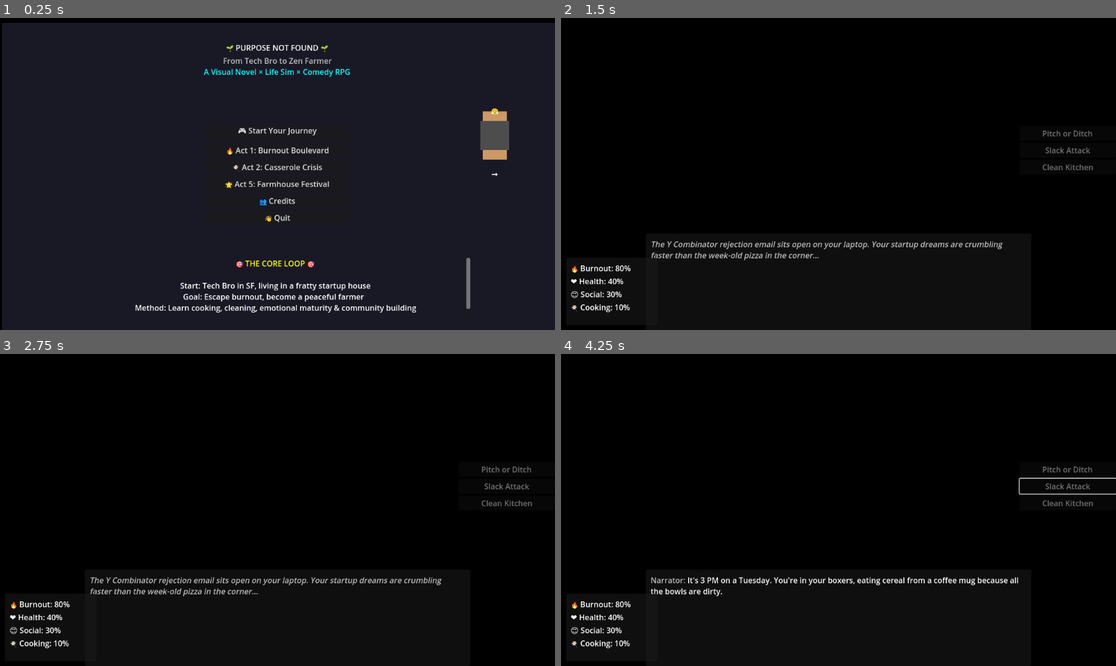
Above: before the commit, frames 1-4 (two rows, left to right).
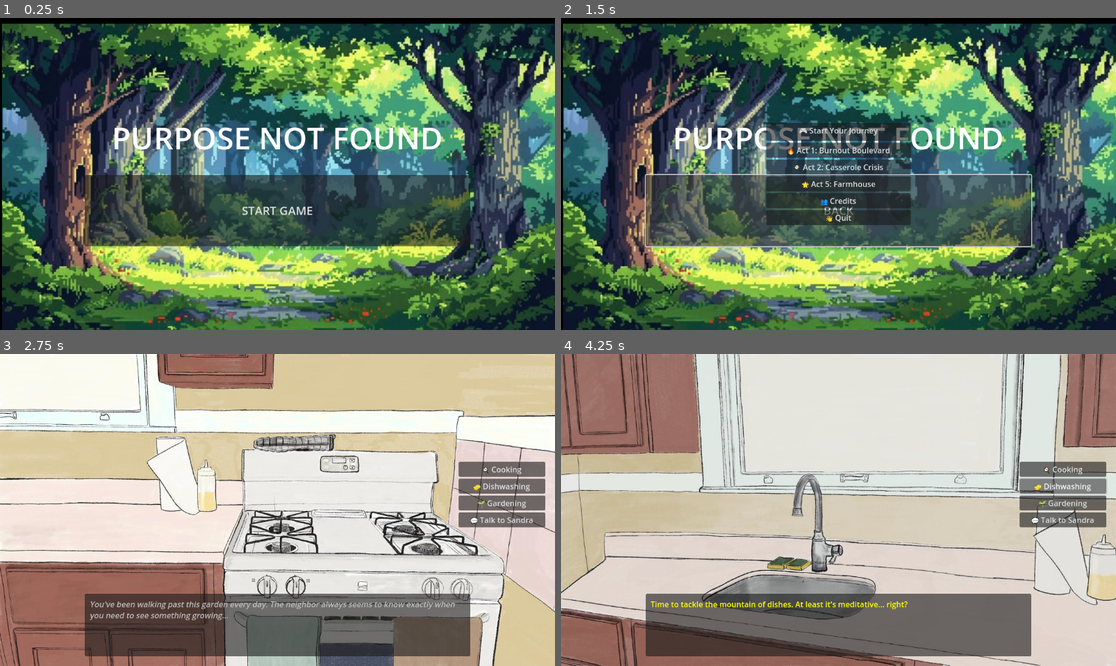
Above: after the commit, the same moments.

Repository: Afia-Ava/Purpose-Not-Found
Game: Godot game, scene res://scenes/menu/mainMenu.tscn
The game is run twice, just before and just after one commit, with the same random seed, the same clock (stepped at 60 frames per second) and the same inputs.
Inputs (mouse positions are in pixels of both pictures, inside the frame that each line leads up to):
- Up to frame 1 (0.25 s): no input
- Up to frame 2 (1.5 s): click (838, 149) at 0.5 s, where only the run before the commit has a clickable "🔥 Act 1: Burnout Boulevard"; click (838, 211) at 1.25 s, where only the run after the commit has a clickable "START GAME"
- Up to frame 3 (2.75 s): click (277, 503) at 2 s, where only the run after the commit has a clickable "🍳 Act 2: Casserole Crisis"
- Up to frame 4 (4.25 s): click (1060, 469) at 2.75 s, where only the run after the commit has a clickable "🍳 Cooking"; click (1060, 485) at 3.5 s, where only the run after the commit has a clickable "🧽 Dishwashing"

The runs differ from the first frame. In frame 1, 82% of the frame differs, in the area x 0-100%, y 1-100%; in frame 2, 97%; in frame 3, 100%, in the area x 0-100%, y 0-100%; in frame 4, 100%.

Commit message:
New page for the game starting

Diff:
--- a/scenes/acts/act1_burnout_boulevard.tscn
+++ b/scenes/acts/act1_burnout_boulevard.tscn
@@ -50,45 +50,6 @@
 bbcode_enabled = true
 text = "Welcome to Purpose Not Found!"
 
-[node name="StatsPanel" type="Panel" parent="UI"]
-layout_mode = 1
-anchors_preset = 2
-anchor_top = 1.0
-anchor_bottom = 1.0
-offset_left = 10.0
-offset_top = -150.0
-offset_right = 200.0
-offset_bottom = -10.0
-grow_vertical = 0
-
-[node name="StatsContainer" type="VBoxContainer" parent="UI/StatsPanel"]
-layout_mode = 1
-anchors_preset = 15
-anchor_right = 1.0
-anchor_bottom = 1.0
-offset_left = 10.0
-offset_top = 10.0
-offset_right = -10.0
-offset_bottom = -10.0
-grow_horizontal = 2
-grow_vertical = 2
-
-[node name="BurnoutLabel" type="Label" parent="UI/StatsPanel/StatsContainer"]
-layout_mode = 2
-text = "🔥 Burnout: 80%"
-
-[node name="HealthLabel" type="Label" parent="UI/StatsPanel/StatsContainer"]
-layout_mode = 2
-text = "❤️ Health: 40%"
-
-[node name="SocialLabel" type="Label" parent="UI/StatsPanel/StatsContainer"]
-layout_mode = 2
-text = "😊 Social: 30%"
-
-[node name="CookingLabel" type="Label" parent="UI/StatsPanel/StatsContainer"]
-layout_mode = 2
-text = "🍳 Cooking: 10%"
-
 [node name="MinigameButtons" type="VBoxContainer" parent="UI"]
 layout_mode = 1
 anchors_preset = 6
--- /dev/null
+++ b/scenes/acts/act2_casserole_crisis.tscn
@@ -0,0 +1,94 @@
+[gd_scene load_steps=4 format=3 uid="uid://act2_casserole_crisis"]
+
+[ext_resource type="Script" path="res://scripts/act2_casserole_crisis.gd" id="1_act2_script"]
+[ext_resource type="Texture2D" path="res://assets/kitchen-scene.jpg" id="2_kitchen_bg"]
+[ext_resource type="Script" path="res://scripts/player.gd" id="3_player_script"]
+
+[node name="Act2CasseroleCrisis" type="Control"]
+layout_mode = 3
+anchors_preset = 15
+anchor_right = 1.0
+anchor_bottom = 1.0
+grow_horizontal = 2
+grow_vertical = 2
+script = ExtResource("1_act2_script")
+
+[node name="Background" type="TextureRect" parent="."]
+layout_mode = 1
+anchors_preset = 15
+anchor_right = 1.0
+anchor_bottom = 1.0
+grow_horizontal = 2
+grow_vertical = 2
+texture = ExtResource("2_kitchen_bg")
+expand_mode = 1
+stretch_mode = 5
+
+[node name="UI" type="Control" parent="."]
+layout_mode = 1
+anchors_preset = 15
+anchor_right = 1.0
+anchor_bottom = 1.0
+grow_horizontal = 2
+grow_vertical = 2
+
+[node name="DialogueBox" type="Panel" parent="UI"]
+layout_mode = 1
+anchors_preset = 7
+anchor_left = 0.5
+anchor_top = 1.0
+anchor_right = 0.5
+anchor_bottom = 1.0
+offset_left = -400.0
+offset_top = -150.0
+offset_right = 400.0
+offset_bottom = -20.0
+grow_horizontal = 2
+grow_vertical = 0
+
+[node name="DialogueText" type="RichTextLabel" parent="UI/DialogueBox"]
+layout_mode = 1
+anchors_preset = 15
+anchor_right = 1.0
+anchor_bottom = 1.0
+offset_left = 10.0
+offset_top = 10.0
+offset_right = -10.0
+offset_bottom = -10.0
+grow_horizontal = 2
+grow_vertical = 2
+bbcode_enabled = true
+text = "Welcome to Act 2: Casserole Crisis!"
+
+[node name="MinigameButtons" type="VBoxContainer" parent="UI"]
+layout_mode = 1
+anchors_preset = 6
+anchor_left = 1.0
+anchor_top = 0.5
+anchor_right = 1.0
+anchor_bottom = 0.5
+offset_left = -200.0
+offset_top = -100.0
+offset_right = -20.0
+offset_bottom = 100.0
+grow_horizontal = 0
+grow_vertical = 2
+
+[node name="CookingBtn" type="Button" parent="UI/MinigameButtons"]
+layout_mode = 2
+text = "🍳 Cooking"
+
+[node name="DishwashingBtn" type="Button" parent="UI/MinigameButtons"]
+layout_mode = 2
+text = "🧽 Dishwashing"
+
+[node name="GardeningBtn" type="Button" parent="UI/MinigameButtons"]
+layout_mode = 2
+text = "🌱 Gardening"
+
+[node name="TalkToSandraBtn" type="Button" parent="UI/MinigameButtons"]
+layout_mode = 2
+text = "💬 Talk to Sandra"
+
+[node name="Player" type="Node" parent="."]
+script = ExtResource("3_player_script")
--- a/scenes/menu/mainMenu.tscn
+++ b/scenes/menu/mainMenu.tscn
@@ -1,6 +1,7 @@
-[gd_scene load_steps=2 format=3 uid="uid://bcfeqrqkypc6c"]
+[gd_scene load_steps=3 format=3 uid="uid://bcfeqrqkypc6c"]
 
 [ext_resource type="Script" uid="uid://ntk7r55jtjq5" path="res://scripts/main_menu.gd" id="2_k4r8m"]
+[ext_resource type="Texture2D" uid="uid://sh7jgn5heg5s" path="res://assets/trees-bg.jpg" id="3_trees_bg"]
 
 [node name="MainMenu" type="Control"]
 layout_mode = 3
@@ -11,7 +12,7 @@
 grow_vertical = 2
 script = ExtResource("2_k4r8m")
 
-[node name="Background" type="ColorRect" parent="."]
+[node name="Background" type="TextureRect" parent="."]
 layout_mode = 1
 anchors_preset = 15
 anchor_right = 1.0
@@ -22,32 +23,37 @@
 offset_bottom = 10.0
 grow_horizontal = 2
 grow_vertical = 2
-color = Color(0.1, 0.1, 0.15, 1)
+texture = ExtResource("3_trees_bg")
+expand_mode = 1
+stretch_mode = 5
 
 [node name="TitleContainer" type="VBoxContainer" parent="."]
 layout_mode = 1
-anchors_preset = 5
+anchors_preset = 8
 anchor_left = 0.5
+anchor_top = 0.5
 anchor_right = 0.5
-offset_left = -300.0
-offset_top = 50.0
-offset_right = 300.0
-offset_bottom = 200.0
+anchor_bottom = 0.5
+offset_left = -400.0
+offset_top = -150.0
+offset_right = 400.0
+offset_bottom = 150.0
 grow_horizontal = 2
+grow_vertical = 2
 
 [node name="GameTitle" type="Label" parent="TitleContainer"]
 layout_mode = 2
-text = "🌱 PURPOSE NOT FOUND 🌱"
+size_flags_vertical = 3
+theme_override_font_sizes/font_size = 64
+text = "PURPOSE NOT FOUND"
 horizontal_alignment = 1
 vertical_alignment = 1
 
-[node name="Subtitle" type="RichTextLabel" parent="TitleContainer"]
+[node name="StartButton" type="Button" parent="TitleContainer"]
 layout_mode = 2
 size_flags_vertical = 3
-bbcode_enabled = true
-text = "[center][color=gray]From Tech Bro to Zen Farmer[/color]
-[color=cyan]A Visual Novel × Life Sim × Comedy RPG[/color][/center]"
-fit_content = true
+theme_override_font_sizes/font_size = 24
+text = "START GAME"
 
 [node name="MenuButtons" type="VBoxContainer" parent="."]
 layout_mode = 1
@@ -62,6 +68,7 @@
 offset_bottom = 100.0
 grow_horizontal = 2
 grow_vertical = 2
+visible = false
 
 [node name="NewGameBtn" type="Button" parent="MenuButtons"]
 layout_mode = 2
@@ -77,7 +84,7 @@
 
 [node name="Act5Btn" type="Button" parent="MenuButtons"]
 layout_mode = 2
-text = "🌟 Act 5: Farmhouse Festival"
+text = "🌟 Act 5: Farmhouse"
 
 [node name="CreditsBtn" type="Button" parent="MenuButtons"]
 layout_mode = 2
@@ -86,141 +93,6 @@
 [node name="QuitBtn" type="Button" parent="MenuButtons"]
 layout_mode = 2
 text = "👋 Quit"
-
-[node name="CharacterPreview" type="Control" parent="."]
-layout_mode = 1
-anchors_preset = 6
-anchor_left = 1.0
-anchor_top = 0.5
-anchor_right = 1.0
-anchor_bottom = 0.5
-offset_left = -200.0
-offset_top = -150.0
-offset_right = -50.0
-offset_bottom = 150.0
-grow_horizontal = 0
-grow_vertical = 2
-
-[node name="TechBroPreview" type="Control" parent="CharacterPreview"]
-layout_mode = 1
-anchors_preset = 1
-anchor_left = 1.0
-anchor_right = 1.0
-offset_left = -100.0
-offset_top = 20.0
-offset_right = -50.0
-offset_bottom = 120.0
-grow_horizontal = 0
-
-[node name="TechBroSprite" type="ColorRect" parent="CharacterPreview/TechBroPreview"]
-layout_mode = 1
-anchors_preset = 15
-anchor_right = 1.0
-anchor_bottom = 1.0
-grow_horizontal = 2
-grow_vertical = 2
-color = Color(0.8, 0.6, 0.4, 1)
-
-[node name="Hoodie" type="ColorRect" parent="CharacterPreview/TechBroPreview"]
-layout_mode = 1
-anchors_preset = 8
-anchor_left = 0.5
-anchor_top = 0.5
-anchor_right = 0.5
-anchor_bottom = 0.5
-offset_left = -30.0
-offset_top = -30.0
-offset_right = 30.0
-offset_bottom = 30.0
-grow_horizontal = 2
-grow_vertical = 2
-color = Color(0.3, 0.3, 0.3, 1)
-
-[node name="StressedFace" type="Label" parent="CharacterPreview/TechBroPreview"]
-layout_mode = 1
-anchors_preset = 8
-anchor_left = 0.5
-anchor_top = 0.5
-anchor_right = 0.5
-anchor_bottom = 0.5
-offset_left = -15.0
-offset_top = -60.0
-offset_right = 15.0
-offset_bottom = -40.0
-grow_horizontal = 2
-grow_vertical = 2
-text = "😤"
-horizontal_alignment = 1
-
-[node name="Arrow" type="Label" parent="CharacterPreview"]
-layout_mode = 1
-anchors_preset = 8
-anchor_left = 0.5
-anchor_top = 0.5
-anchor_right = 0.5
-anchor_bottom = 0.5
-offset_left = -15.0
-offset_top = -10.0
-offset_right = 15.0
-offset_bottom = 10.0
-grow_horizontal = 2
-grow_vertical = 2
-text = "→"
-horizontal_alignment = 1
-
-[node name="ZenFarmerPreview" type="Control" parent="CharacterPreview"]
-layout_mode = 1
-anchors_preset = 3
-anchor_left = 1.0
-anchor_top = 1.0
-anchor_right = 1.0
-anchor_bottom = 1.0
-offset_left = -100.0
-offset_top = -120.0
-offset_right = -50.0
-offset_bottom = -20.0
-grow_horizontal = 0
-grow_vertical = 0
-
-[node name="FarmerSprite" type="ColorRect" parent="CharacterPreview/ZenFarmerPreview"]
-layout_mode = 1
-anchors_preset = 15
-anchor_right = 1.0
-anchor_bottom = 1.0
-grow_horizontal = 2
-grow_vertical = 2
-color = Color(0.8, 0.6, 0.4, 1)
-
-[node name="FarmerClothes" type="ColorRect" parent="CharacterPreview/ZenFarmerPreview"]
-layout_mode = 1
-anchors_preset = 8
-anchor_left = 0.5
-anchor_top = 0.5
-anchor_right = 0.5
-anchor_bottom = 0.5
-offset_left = -30.0
-offset_top = -30.0
-offset_right = 30.0
-offset_bottom = 30.0
-grow_horizontal = 2
-grow_vertical = 2
-color = Color(0.6, 0.8, 0.5, 1)
-
-[node name="ZenFace" type="Label" parent="CharacterPreview/ZenFarmerPreview"]
-layout_mode = 1
-anchors_preset = 8
-anchor_left = 0.5
-anchor_top = 0.5
-anchor_right = 0.5
-anchor_bottom = 0.5
-offset_left = -15.0
-offset_top = -60.0
-offset_right = 15.0
-offset_bottom = -40.0
-grow_horizontal = 2
-grow_vertical = 2
-text = "🧘‍♂️"
-horizontal_alignment = 1
 
 [node name="GameDescription" type="RichTextLabel" parent="."]
 layout_mode = 1
@@ -236,10 +108,3 @@
 grow_horizontal = 2
 grow_vertical = 0
 bbcode_enabled = true
-text = "[center][color=yellow]🎯 THE CORE LOOP 🎯[/color]
-
-[color=white]Start:[/color] Tech Bro in SF, living in a fratty startup house
-[color=white]Goal:[/color] Escape burnout, become a peaceful farmer
-[color=white]Method:[/color] Learn cooking, cleaning, emotional maturity & community building
-
-[color=cyan]✨ Features: Pitch or Ditch • Slack Attack • Fridge Tetris • Therapy Thursdays ✨[/color][/center]"
--- a/scripts/act1_burnout_boulevard.gd
+++ b/scripts/act1_burnout_boulevard.gd
@@ -2,10 +2,7 @@
 
 @onready var player = $Player
 @onready var dialogue_text = $UI/DialogueBox/DialogueText
-@onready var burnout_label = $UI/StatsPanel/StatsContainer/BurnoutLabel
-@onready var health_label = $UI/StatsPanel/StatsContainer/HealthLabel
-@onready var social_label = $UI/StatsPanel/StatsContainer/SocialLabel
-@onready var cooking_label = $UI/StatsPanel/StatsContainer/CookingLabel
+# Stats panel removed - cleaner UI
 @onready var pitch_ditch_btn = $UI/MinigameButtons/PitchDitchBtn
 @onready var slack_attack_btn = $UI/MinigameButtons/SlackAttackBtn
 @onready var cleaning_btn = $UI/MinigameButtons/CleaningBtn
@@ -31,7 +28,6 @@
 func _ready():
 	_setup_act1_dialogues()
 	_connect_signals()
-	_update_ui()
 	_start_opening_scene()
 
 func _setup_act1_dialogues():
@@ -67,8 +63,6 @@
 	pitch_ditch_btn.pressed.connect(_on_pitch_ditch_pressed)
 	slack_attack_btn.pressed.connect(_on_slack_attack_pressed)
 	cleaning_btn.pressed.connect(_on_cleaning_pressed)
-
-	player.stat_changed.connect(_on_stat_changed)
 
 func _start_opening_scene():
 	dialogue_text.text = "[color=gray][i]The Y Combinator rejection email sits open on your laptop. Your startup dreams are crumbling faster than the week-old pizza in the corner...[/i][/color]"
@@ -115,13 +109,8 @@
 	get_tree().change_scene_to_file("res://scenes/minigames/dishwashing_rhythm.tscn")
 
 func _on_stat_changed(_stat_name: String, _new_value: int):
-	_update_ui()
-
-func _update_ui():
-	burnout_label.text = "🔥 Burnout: " + str(player.burnout_level) + "%"
-	health_label.text = "❤️ Health: " + str(player.health) + "%"
-	social_label.text = "😊 Social: " + str(player.social_energy) + "%"
-	cooking_label.text = "🍳 Cooking: " + str(player.cooking_skill) + "%"
+	# No stats tracking needed for story-driven experience
+	pass
 
 func _input(event):
 	if event.is_action_pressed("ui_accept"):
@@ -130,9 +119,5 @@
 
 	if event is InputEventKey and event.pressed:
 		match event.keycode:
-			KEY_1:
-				player.update_burnout(-10)
-			KEY_2:
-				player.update_skill("cooking", 5)
 			KEY_3:
 				dialogue_text.text = "[color=orange]Kyle:[/color] Did you know our coffee machine is worth more than most people's cars? Peak 2023 energy."
--- a/scripts/act2_casserole_crisis.gd
+++ b/scripts/act2_casserole_crisis.gd
@@ -2,39 +2,64 @@
 
 @onready var player = $Player
 @onready var dialogue_text = $UI/DialogueBox/DialogueText
-@onready var burnout_label = $UI/StatsPanel/StatsContainer/BurnoutLabel
-@onready var health_label = $UI/StatsPanel/StatsContainer/HealthLabel
-@onready var social_label = $UI/StatsPanel/StatsContainer/SocialLabel
-@onready var cooking_label = $UI/StatsPanel/StatsContainer/CookingLabel
-@onready var farming_label = $UI/StatsPanel/StatsContainer/FarmingLabel
+# Stats panel hidden - removed all references
 @onready var cooking_btn = $UI/MinigameButtons/CookingBtn
-@onready var grocery_btn = $UI/MinigameButtons/GroceryBtn
-@onready var fridge_btn = $UI/MinigameButtons/FridgeBtn
+@onready var dishwashing_btn = $UI/MinigameButtons/DishwashingBtn
+@onready var gardening_btn = $UI/MinigameButtons/GardeningBtn
 @onready var talk_sandra_btn = $UI/MinigameButtons/TalkToSandraBtn
+@onready var background_sprite = $Background
 
 var current_dialogue_index: int = 0
 var act2_dialogues: Array[Dictionary] = []
 var sandra_conversation_stage: int = 0
 
+# Background resources
+var backgrounds = {
+	"garden": preload("res://assets/kitchen-scene.jpg"),
+	"kitchen": preload("res://assets/sink-scene.jpg"),
+	"default": preload("res://assets/kitchen-scene.jpg")
+}
+
+var current_background: String = "garden"
+
 var sandra_quotes = [
 	"I see you looking at my garden, dear. Plants sense when someone needs grounding.",
-	"You know, I've never seen someone look so hungry while holding a full coffee cup.",
-	"The secret to good soil is patience, sweetie. Same with good cooking.",
-	"Plants teach us that growth happens slowly, then all at once.",
-	"Would you like to try growing something? I have some extra seeds."
+	"You know, there's something therapeutic about clean dishes and fresh ingredients.",
+	"The secret to good soil is patience, sweetie. Same with good cooking and clean dishes.",
+	"Every task - cooking, cleaning, growing - teaches us something about caring for ourselves.",
+	"Would you like to try? I have three simple lessons: cook, clean, and grow."
 ]
 
 func _ready():
 	_setup_act2_dialogues()
 	_connect_signals()
-	_update_ui()
+	_set_background("garden")
 	_start_opening_scene()
+
+func _set_background(background_name: String):
+	if background_name in backgrounds:
+		current_background = background_name
+		if background_sprite:
+			background_sprite.texture = backgrounds[background_name]
+		print("Background changed to: ", background_name)
+	else:
+		print("Background not found: ", background_name)
+
+func _transition_background(new_background: String, duration: float = 1.0):
+	if new_background == current_background:
+		return
+
+	# Create a smooth transition effect
+	var tween = create_tween()
+	tween.tween_property(background_sprite, "modulate:a", 0.0, duration / 2)
+	tween.tween_callback(func(): _set_background(new_background))
+	tween.tween_property(background_sprite, "modulate:a", 1.0, duration / 2)
 
 func _setup_act2_dialogues():
 	act2_dialogues = [
 		{
 			"speaker": "Narrator",
-			"text": "Two weeks later. You've started taking walks to escape the frat house chaos. There's a neighbor with an impossible garden...",
+			"text": "You've started taking walks to escape the chaos. There's a neighbor with an impossible garden...",
 			"mood": "curious"
 		},
 		{
@@ -54,17 +79,21 @@
 		},
 		{
 			"speaker": "Sandra",
-			"text": "Well then, shall we start with something simple? Cooking is just chemistry with love.",
+			"text": "Well then, let's start with the basics. Cooking, cleaning, growing. Life's simple rhythms.",
 			"mood": "gentle_teaching"
+		},
+		{
+			"speaker": "Narrator",
+			"text": "Choose your path: Learn to cook, master dishwashing, or discover the art of gardening.",
+			"mood": "instructional"
 		}
 	]
 
 func _connect_signals():
 	cooking_btn.pressed.connect(_on_cooking_pressed)
-	grocery_btn.pressed.connect(_on_grocery_pressed)
-	fridge_btn.pressed.connect(_on_fridge_pressed)
+	dishwashing_btn.pressed.connect(_on_dishwashing_pressed)
+	gardening_btn.pressed.connect(_on_gardening_pressed)
 	talk_sandra_btn.pressed.connect(_on_talk_sandra_pressed)
-	player.stat_changed.connect(_on_stat_changed)
 
 func _start_opening_scene():
 	dialogue_text.text = "[color=gray][i]You've been walking past this garden every day. The neighbor always seems to know exactly when you need to see something growing...[/i][/color]"
@@ -93,24 +122,27 @@
 
 func _enable_interaction_buttons():
 	cooking_btn.disabled = false
-	grocery_btn.disabled = false
-	fridge_btn.disabled = false
+	dishwashing_btn.disabled = false
+	gardening_btn.disabled = false
 	talk_sandra_btn.disabled = false
 
 func _on_cooking_pressed():
+	_transition_background("kitchen", 1.5)
 	dialogue_text.text = "[color=yellow]Sandra hands you an apron. 'Let's start with scrambled eggs,' she says gently.[/color]"
 	await get_tree().create_timer(1.0).timeout
-	get_tree().change_scene_to_file("res://scenes/minigames/overcooked_chill.tscn")
+	get_tree().change_scene_to_file("res://scenes/minigames/cooking_minigame.tscn")
 
-func _on_grocery_pressed():
-	dialogue_text.text = "[color=yellow]Time to venture into the hipster grocery store of doom...[/color]"
+func _on_dishwashing_pressed():
+	_transition_background("kitchen", 1.5)
+	dialogue_text.text = "[color=yellow]Time to tackle the mountain of dishes. At least it's meditative... right?[/color]"
 	await get_tree().create_timer(1.0).timeout
-	get_tree().change_scene_to_file("res://scenes/minigames/grocery_quest.tscn")
+	get_tree().change_scene_to_file("res://scenes/minigames/dishwashing_minigame.tscn")
 
-func _on_fridge_pressed():
-	dialogue_text.text = "[color=yellow]Your tiny SF fridge is about to become a Tetris nightmare...[/color]"
+func _on_gardening_pressed():
+	_transition_background("garden", 1.5)
+	dialogue_text.text = "[color=yellow]Sandra shows you her garden. 'Every plant teaches patience,' she says with a smile.[/color]"
 	await get_tree().create_timer(1.0).timeout
-	get_tree().change_scene_to_file("res://scenes/minigames/fridge_tetris.tscn")
+	get_tree().change_scene_to_file("res://scenes/minigames/gardening_minigame.tscn")
 
 func _on_talk_sandra_pressed():
 	_have_sandra_conversation()
@@ -120,35 +152,28 @@
 		var quote = sandra_quotes[sandra_conversation_stage]
 		dialogue_text.text = "[color=green]Sandra:[/color] " + quote
 		sandra_conversation_stage += 1
-		player.update_skill("emotional", 5)
 
 		match sandra_conversation_stage:
 			2:
 				await get_tree().create_timer(3.0).timeout
 				dialogue_text.text = "[color=yellow]You:[/color] I've been living on delivery apps and energy drinks for two years."
 			3:
+				_transition_background("kitchen", 2.0)
 				await get_tree().create_timer(3.0).timeout
-				dialogue_text.text = "[color=yellow]You:[/color] I used to think patience was a inefficiency..."
+				dialogue_text.text = "[color=yellow]You:[/color] I used to think washing dishes was just... wasted time..."
 			4:
+				_transition_background("garden", 2.0)
 				await get_tree().create_timer(3.0).timeout
-				dialogue_text.text = "[color=yellow]You:[/color] Maybe I could try growing something small?"
-				player.update_skill("farming", 10)
+				dialogue_text.text = "[color=yellow]You:[/color] Maybe I could try learning these three things?"
 			5:
 				await get_tree().create_timer(3.0).timeout
-				dialogue_text.text = "[color=yellow]You:[/color] Thank you, Sandra. I... I haven't felt this calm in years."
-				player.update_burnout(-15)
+				dialogue_text.text = "[color=yellow]You:[/color] Thank you, Sandra. I... I want to learn how to take care of myself."
 	else:
-		dialogue_text.text = "[color=green]Sandra:[/color] You're learning to listen to yourself again, dear. That's the first step."
+		dialogue_text.text = "[color=green]Sandra:[/color] Remember: cook with love, clean with mindfulness, grow with patience."
 
 func _on_stat_changed(_stat_name: String, _new_value: int):
-	_update_ui()
-
-func _update_ui():
-	burnout_label.text = "🔥 Burnout: " + str(player.burnout_level) + "%"
-	health_label.text = "❤️ Health: " + str(player.health) + "%"
-	social_label.text = "😊 Social: " + str(player.social_energy) + "%"
-	cooking_label.text = "🍳 Cooking: " + str(player.cooking_skill) + "%"
-	farming_label.text = "🌱 Farming: " + str(player.farming_skill) + "%"
+	# No stats tracking needed for story-driven experience
+	pass
 
 func _input(event):
 	if event.is_action_pressed("ui_accept"):
@@ -157,7 +182,14 @@
 
 	if event is InputEventKey and event.pressed:
 		match event.keycode:
+			KEY_C:
+				_transition_background("kitchen", 1.0)
+				dialogue_text.text = "[color=green]Sandra:[/color] Cooking is about patience and love. Let's start simple."
+			KEY_D:
+				_transition_background("kitchen", 1.0)
+				dialogue_text.text = "[color=green]Sandra:[/color] Clean dishes are the foundation of any good kitchen."
 			KEY_G:
+				_transition_background("garden", 1.0)
 				dialogue_text.text = "[color=green]Sandra:[/color] Each plant here has a story. This tomato? Took three tries to get right."
 			KEY_S:
 				dialogue_text.text = "[color=gray][i]You breathe in. Rosemary, lavender, and something that smells like... hope?[/i][/color]"
--- a/scripts/act5_farmhouse_festival.gd
+++ b/scripts/act5_farmhouse_festival.gd
@@ -154,6 +154,6 @@
 			KEY_C:
 				dialogue_text.text = "[color=gray]Your chickens are named Agile, Scrum, and DevOps. They're very productive.[/color]"
 			KEY_G:
-				dialogue_text.text = "[color=green]Sandra:[/color] Look how far you've grown, dear. From ramen cups to harvest festivals."
+				dialogue_text.text = "[color=green]Sandra:[/color] Look how far you've grown, dear. From ramen cups to harvest time."
 			KEY_M:
 				dialogue_text.text = "[color=white]Marcus:[/color] Your life now has the perfect minimalist aesthetic: only what brings joy."
--- a/scripts/main_menu.gd
+++ b/scripts/main_menu.gd
@@ -3,6 +3,8 @@
 # Main Menu Script for Purpose Not Found
 # Handles navigation between acts and game modes
 
+@onready var start_btn = $TitleContainer/StartButton
+@onready var menu_buttons = $MenuButtons
 @onready var new_game_btn = $MenuButtons/NewGameBtn
 @onready var act1_btn = $MenuButtons/Act1Btn
 @onready var act2_btn = $MenuButtons/Act2Btn
@@ -10,11 +12,13 @@
 @onready var credits_btn = $MenuButtons/CreditsBtn
 @onready var quit_btn = $MenuButtons/QuitBtn
 
+var showing_menu = false
+
 func _ready():
 	_connect_buttons()
-	_setup_intro_animation()
 
 func _connect_buttons():
+	start_btn.pressed.connect(_on_start_pressed)
 	new_game_btn.pressed.connect(_on_new_game_pressed)
 	act1_btn.pressed.connect(_on_act1_pressed)
 	act2_btn.pressed.connect(_on_act2_pressed)
@@ -22,36 +26,17 @@
 	credits_btn.pressed.connect(_on_credits_pressed)
 	quit_btn.pressed.connect(_on_quit_pressed)
 
-func _setup_intro_animation():
-	# Animate the character transformation preview
-	var zen_farmer = $CharacterPreview/ZenFarmerPreview
-
-	# Start with tech bro visible
-	zen_farmer.modulate = Color(1, 1, 1, 0)
-
-	# Create a repeating transformation animation
-	_animate_transformation()
-
-func _animate_transformation():
-	var tech_bro = $CharacterPreview/TechBroPreview
-	var zen_farmer = $CharacterPreview/ZenFarmerPreview
-
-	var tween = create_tween()
-	tween.set_loops()
-
-	# Tech bro visible for 3 seconds
-	tween.tween_interval(3.0)
-
-	# Fade to zen farmer
-	tween.tween_property(tech_bro, "modulate", Color(1, 1, 1, 0), 1.0)
-	tween.parallel().tween_property(zen_farmer, "modulate", Color(1, 1, 1, 1), 1.0)
-
-	# Zen farmer visible for 3 seconds
-	tween.tween_interval(3.0)
-
-	# Fade back to tech bro
-	tween.tween_property(zen_farmer, "modulate", Color(1, 1, 1, 0), 1.0)
-	tween.parallel().tween_property(tech_bro, "modulate", Color(1, 1, 1, 1), 1.0)
+func _on_start_pressed():
+	if not showing_menu:
+		# Show the menu buttons
+		menu_buttons.visible = true
+		start_btn.text = "BACK"
+		showing_menu = true
+	else:
+		# Hide the menu buttons
+		menu_buttons.visible = false
+		start_btn.text = "START GAME"
+		showing_menu = false
 
 func _on_new_game_pressed():
 	# Start from the beginning
Binary file added: assets/kitchen-scene.jpg
Not shown, added: assets/kitchen-scene.jpg.import
Binary file added: assets/sink-scene.jpg
Not shown, added: assets/sink-scene.jpg.import
Binary file added: assets/trees-bg.jpg
Not shown, added: assets/trees-bg.jpg.import
